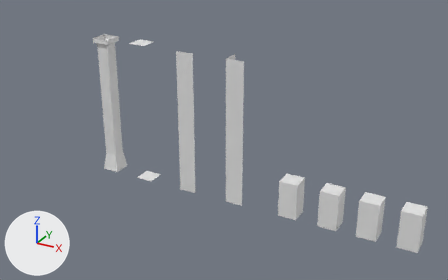
A saved change to the FBX model Art/Environment/M_Environment_Tiles.fbx.
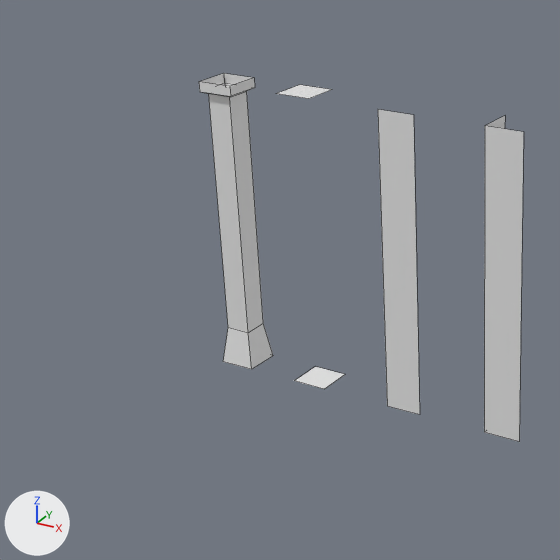
Each version appears first whole from a 50 mm lens placed at (13.59, -26.47, 16.6), pointed at (-1.13, 0.28, 3.22), and next in a close-up on the part from 0% to 58% of the width and 0% to 93% of the height. The lights are fixed; the arrows at lower left show +X, +Y and +Z. The first two pictures are the older version. The close-ups show mesh edges as thin lines. Where no turn or scale is listed for an object, it has been applied to the vertices.

In view in the first close-up: '01_CornerCase-col', '02_FillCase-col', '03_SideCase-col', '04_Pillar-col'.
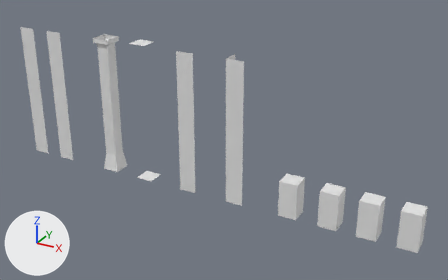
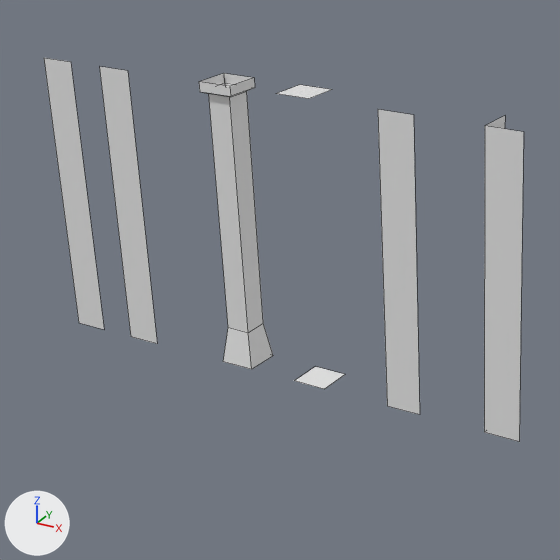
Boxes [x1, y1, x2, y2] around the edits, measured in the close-ups (560 x 560 px):
'09_WindowCase_R-col', added
    after: [99, 66, 157, 344]
'10_WindowCase_L-col', added
    after: [44, 58, 104, 329]

Diff of the bpy script that builds the scene:
```diff
--- a/Art/Environment/M_Environment_Tiles.fbx.py
+++ b/Art/Environment/M_Environment_Tiles.fbx.py
@@ me_cube_016 @@
+me_cube_016.from_pydata([(-0.5, -0.5, 8.0), (-0.5, -0.5, 0.0), (0.5, -0.5, 8.0), (0.5, -0.5, 0.0)], [], [(1, 0, 2, 3)])
+me_cube_016.materials.append(mat_material)  # white #e7e7e7
@@ ob_09_windowcase_r_col @@
+ob_09_windowcase_r_col = bpy.data.objects.new('09_WindowCase_R-col', me_cube_012.copy())  # the mesh of ob_03_sidecase_col
+ob_09_windowcase_r_col.location = (-11.84, 0.0, 0.0)
@@ ob_10_windowcase_l_col @@
+ob_10_windowcase_l_col = bpy.data.objects.new('10_WindowCase_L-col', me_cube_016)
+ob_10_windowcase_l_col.location = (-13.88, 0.0, 0.0)
```
